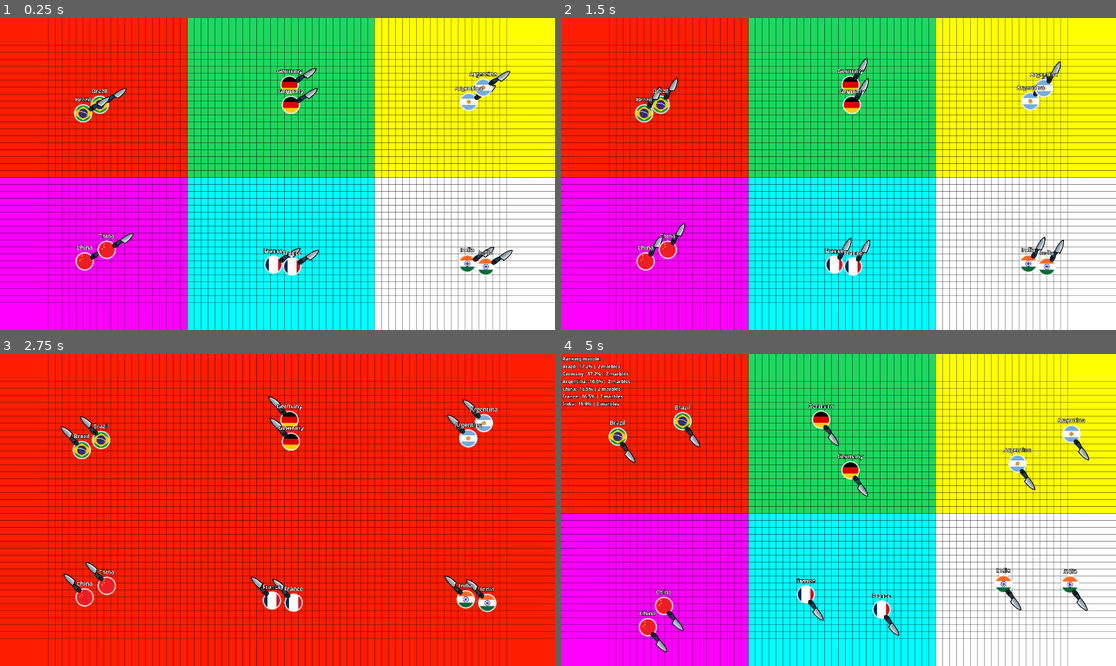
Above: before the commit, frames 1-4 (two rows, left to right).
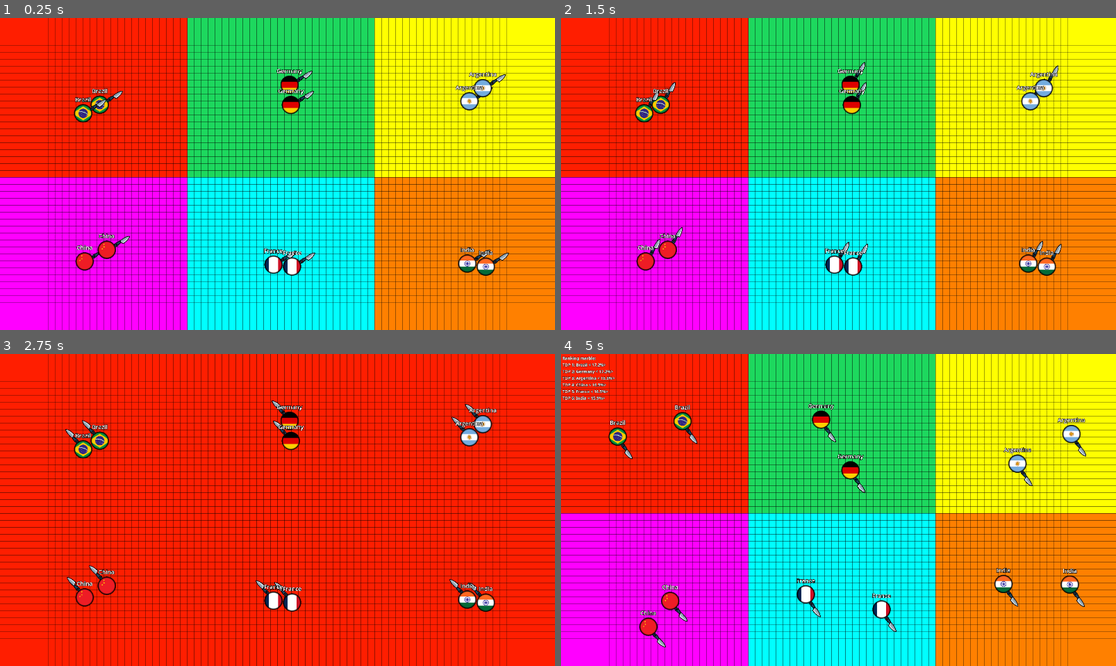
Above: after the commit, the same moments.

Repository: etximake/game-war-tenconfig-v1.0
Game: Godot game, scene res://Scenes/Level/Main.tscn
Two runs of this game, one before a commit and one after it. Both use one fixed random seed, a clock stepped at 60 frames per second and the inputs below.
Inputs:
- Up to frame 1 (0.25 s): no input
- Up to frame 2 (1.5 s): tap Enter at 0.5 s; tap R at 0.6 s; tap N at 1.35 s
- Up to frame 3 (2.75 s): tap K at 2.1 s
- Up to frame 4 (5 s): tap H at 2.85 s; tap P at 3.6 s; tap R at 4.35 s

The runs differ from the first frame. In frame 1, 17% of the frame differs, in the area x 13-100%, y 16-100%; in frame 2, 17%; in frame 3, 2.3%; in frame 4, 18%, in the area x 0-100%, y 0-100%.

Commit message:
còn lỗi HUD, lỗi marble quét màu, lỗi khi di chuyển thì chưa thay help

Diff:
--- a/Resources/Configs/default_game_config.tres
+++ b/Resources/Configs/default_game_config.tres
@@ -7,11 +7,13 @@
 script = ExtResource("1")
 num_teams = 6
 tick_rate = 70.0
-team_colors = Array[Color]([Color(1, 0.1171875, 0, 1), Color(0.1158905, 0.84765625, 0.36743498, 1), Color(1, 1, 0, 1), Color(1, 0, 1, 1), Color(0, 1, 1, 1), Color(1, 1, 1, 1), Color(1, 0.5, 0, 1)])
+team_colors = Array[Color]([Color(1, 0.1171875, 0, 1), Color(0.1158905, 0.84765625, 0.36743498, 1), Color(1, 1, 0, 1), Color(1, 0, 1, 1), Color(0, 1, 1, 1), Color(1, 0.5, 0, 1)])
 grid_cell_size = 24
 move_speed = 170.0
 weapon_rotate_speed = 4.0
 growth_step = 0.0
+combat_bias_strength = 0.7
+combat_sample_radius = 3
 marbles_per_team = 2
 participant_rules_enabled = false
 participant_team_size_mult = PackedFloat32Array(2.5, 0.4)
--- a/Scenes/Marble/Marble.tscn
+++ b/Scenes/Marble/Marble.tscn
@@ -19,7 +19,7 @@
 radius = 65.06919
 
 [sub_resource type="RectangleShape2D" id="RectangleShape2D_qupxx"]
-size = Vector2(27, 160)
+size = Vector2(22, 126)
 
 [node name="Marble" type="RigidBody2D"]
 texture_filter = 1
@@ -57,14 +57,14 @@
 
 [node name="WeaponShape" type="CollisionShape2D" parent="WeaponPivot/Weapon"]
 texture_filter = 1
-position = Vector2(0.5, 4)
+position = Vector2(3, 14)
 shape = SubResource("RectangleShape2D_qupxx")
 
 [node name="WeaponSprite" type="Sprite2D" parent="WeaponPivot/Weapon"]
 texture_filter = 1
-position = Vector2(5, 4)
+position = Vector2(5, 9.5)
 rotation = 3.1415927
-scale = Vector2(0.4, 0.4)
+scale = Vector2(0.3, 0.3)
 texture = ExtResource("3_7mvxq")
 flip_h = true
 
--- a/Scripts/Level/main.gd
+++ b/Scripts/Level/main.gd
@@ -2,7 +2,7 @@
 
 @onready var world: Node = $World
 @onready var cam: Camera2D = $Camera2D
-@onready var hud: Label = $UI/HUD
+@onready var hud: Control = $UI/HUD # Changed to Control to support Label or RichTextLabel
 
 var _hud_timer: float = 0.0
 
@@ -93,11 +93,38 @@
 	if world.has_method("get_territory_ratio_per_team") and world.has_method("get_alive_marbles_per_team"):
 		var ratios: Array = world.call("get_territory_ratio_per_team")
 		var alive: Array = world.call("get_alive_marbles_per_team")
+
+		var stats: Array = []
 		for t in range(min(ratios.size(), alive.size())):
-			var team_name: String = _resolve_team_name(t, team_names)
-			lines.append("%s: %5.1f%% | %d marbles" % [team_name, float(ratios[t]) * 100.0, int(alive[t])])
+			stats.append({
+				"id": t,
+				"ratio": float(ratios[t]),
+				"alive": int(alive[t]),
+				"name": _resolve_team_name(t, team_names)
+			})
 
-	hud.text = "\n".join(lines)
+		# Sort by ratio descending
+		stats.sort_custom(func(a, b): return a.ratio > b.ratio)
+
+		for rank in range(stats.size()):
+			var s = stats[rank]
+			var rank_num := rank + 1
+			var color_tag := ""
+			var end_tag := ""
+
+			if "bbcode_enabled" in hud: # If it's a RichTextLabel
+				if rank_num == 1: color_tag = "[color=yellow]"
+				elif rank_num == 2: color_tag = "[color=light_gray]"
+				elif rank_num == 3: color_tag = "[color=orange]"
+
+				if color_tag != "": end_tag = "[/color]"
+
+			lines.append("%sTOP %d: %s <%5.1f%%>%s" % [color_tag, rank_num, s.name, s.ratio * 100.0, end_tag])
+
+	if "bbcode_enabled" in hud:
+		hud.set("text", "\n".join(lines))
+	else:
+		hud.set("text", "\n".join(lines))
 
 
 func _resolve_team_name(team_idx: int, team_names: Array) -> String:
@@ -135,10 +162,17 @@
 	font.font_weight = 700
 	settings.font = font
 	settings.font_color = Color.WHITE
-	settings.font_size = 16
-	settings.outline_size = 5
+	settings.font_size = 14 # Smaller font size
+	settings.outline_size = 3
 	settings.outline_color = Color.BLACK
-	hud.label_settings = settings
+	if hud is Label:
+		hud.label_settings = settings
+	elif "bbcode_enabled" in hud:
+		hud.set("bbcode_enabled", true)
+		hud.set("theme_override_font_sizes/normal_font_size", 14)
+		# Support outline for RichTextLabel if available via theme constants
+		hud.set("theme_override_colors/font_outline_color", Color.BLACK)
+		hud.set("theme_override_constants/outline_size", 3)
 
 
 func _setup_fixed_camera(config: GameConfig) -> void:
--- a/Scripts/Level/world.gd
+++ b/Scripts/Level/world.gd
@@ -251,12 +251,6 @@
 	var dist: float = prev_pos.distance_to(tip_pos)
 	var steps: int = max(1, int(ceil(dist / sample_step)))
 
-	# Prevent painting far ahead if marble is blocked by territory
-	if m.has_method("_is_position_blocked_by_territory"):
-		if m.call("_is_position_blocked_by_territory", tip_pos):
-			# If the current tip is in blocked territory, reduce its influence
-			steps = min(steps, 1)
-
 	var center_hits: Dictionary = {}
 	var line_hits: Dictionary = {}
 	var has_last_cell: bool = false
@@ -803,33 +797,19 @@
 	if not is_stuck:
 		return
 
-	# Clearance rescue: Clear a small area around the stuck marble to help it escape
-	if is_instance_valid(grid):
-		var center_cell: Vector2i = grid.call("world_to_cell", pos)
-		var clear_radius: int = 2 # 5x5 area
-		var cells_to_clear: Array[Vector2i] = []
-		for dy in range(-clear_radius, clear_radius + 1):
-			for dx in range(-clear_radius, clear_radius + 1):
-				var target_c := center_cell + Vector2i(dx, dy)
-				if _is_inside_play_rect(target_c):
-					cells_to_clear.append(target_c)
-
-		if not cells_to_clear.is_empty():
-			grid.call("set_owner_cells_batch", cells_to_clear, team)
-			_spawn_capture_fx_for_cells(cells_to_clear, team)
-
 	# Teammate rescue: teammates swim towards the SOS signal
 	for m in marbles:
 		if not is_instance_valid(m) or m == node:
 			continue
 		if int(m.team_id) == team:
-			var dir := (pos - m.global_position).normalized()
-			if dir.length() > 0.001:
-				if "base_dir" in m:
+			if m.has_method("start_rescue"):
+				m.call("start_rescue", pos, 2.5)
+			else:
+				# Fallback if method not found for some reason
+				var dir := (pos - m.global_position).normalized()
+				if dir.length() > 0.001:
 					m.set("base_dir", dir)
-				if "_move_dir" in m:
 					m.set("_move_dir", dir)
-				# Boost speed so teammates actually move fast towards the stuck one
 				m.apply_temp_speed_boost(1.5, 2.0, false, 0.0, 0.0)
 
 
--- a/Scripts/Marble/MarbleCoreFX.gd
+++ b/Scripts/Marble/MarbleCoreFX.gd
@@ -1,7 +1,7 @@
 extends Node2D
 
 const OUTLINE_THICKNESS: float = 0.065
-const OUTLINE_COLOR: Color = Color(1.0, 1.0, 1.0, 1.0)
+const OUTLINE_COLOR: Color = Color(0.0, 0.0, 0.0, 1.0)
 const TEAM_TINT_STRENGTH: float = 0.0
 
 var _marble: Marble
--- a/Scripts/Marble/marble.gd
+++ b/Scripts/Marble/marble.gd
@@ -138,6 +138,9 @@
 var _pierce_tween: Tween = null
 var _power_tween: Tween = null
 var _ws_tween: Tween = null
+var _rescue_timer: float = 0.0
+var _last_pos_check: Vector2 = Vector2.ZERO
+var _pos_check_timer: float = 0.0
 
 func _ready() -> void:
 	can_sleep = false
@@ -168,6 +171,8 @@
 	_reset_dir_timer()
 	_bias_timer = 0.0
 	_wall_cooldown = 0.0
+	_last_pos_check = global_position
+	_pos_check_timer = 0.0
 
 	collision_layer = 1
 	collision_mask = 1
@@ -214,16 +219,24 @@
 			_recompute_speed()
 	if _territory_immunity_left > 0.0:
 		_territory_immunity_left = max(_territory_immunity_left - delta, 0.0)
-
-	# Giám sát kẹt (Stuck Detection)
+	if _rescue_timer > 0.0:
+		_rescue_timer = max(_rescue_timer - delta, 0.0)
+
+	# Giám sát kẹt (Stuck Detection bằng Displacement)
 	if SIM_RUNNING:
-		# So sánh với move_speed (mục tiêu thực sự), không dùng _desired_velocity vì nó ≈ _current_velocity khi bị block
-		if _current_velocity.length() < 30.0 and move_speed > 50.0:
-			_stuck_sec += delta
-		else:
-			_stuck_sec = max(_stuck_sec - delta * 2.0, 0.0)
-
-		if _stuck_sec > 1.0 and not _is_sos:
+		_pos_check_timer += delta
+		if _pos_check_timer >= 0.2: # Kiểm tra mỗi 0.2s
+			var dist := global_position.distance_to(_last_pos_check)
+			# Nếu không di chuyển quá 5 pixel trong 0.2s trong khi đáng lẽ phải chạy
+			if dist < 5.0 and move_speed > 50.0:
+				_stuck_sec += _pos_check_timer
+			else:
+				_stuck_sec = max(_stuck_sec - _pos_check_timer * 2.0, 0.0)
+
+			_last_pos_check = global_position
+			_pos_check_timer = 0.0
+
+		if _stuck_sec > 1.2 and not _is_sos:
 			_set_sos_state(true)
 		elif _stuck_sec <= 0.0 and _is_sos:
 			_set_sos_state(false)
@@ -238,7 +251,13 @@
 		else:
 			_cached_bias_dir = Vector2.ZERO
 
-	var target_dir := base_dir + _cached_bias_dir * bias_strength
+	var target_dir := base_dir
+	if _rescue_timer <= 0.0:
+		var bias_str := bias_strength
+		if App.config != null:
+			bias_str = float(App.config.combat_bias_strength)
+		target_dir = base_dir + _cached_bias_dir * bias_str
+
 	if target_dir.length() < 0.001:
 		target_dir = base_dir
 	target_dir = target_dir.normalized()
@@ -339,7 +358,7 @@
 		return
 	var t := _get_skin_display_name()
 	skin_label.text = t
-	skin_label.visible = (t != "")
+	skin_label.visible = (t != "" or _is_sos) # Stay visible if SOS
 
 func _update_skin_label_position() -> void:
 	if skin_label == null or not skin_label.visible:
@@ -575,11 +594,21 @@
 
 	if on:
 		_orig_label_text = skin_label.text
-		skin_label.text = "Help me!"
+		skin_label.text = "Help!"
 		skin_label.visible = true  # Đảm bảo hiện dù marble không có skin
-		skin_label.add_theme_color_override("font_color", Color.RED)
-		skin_label.add_theme_color_override("font_outline_color", Color.WHITE)
+		skin_label.add_theme_color_override("font_color", Color.WHITE)
+		skin_label.add_theme_color_override("font_outline_color", Color.BLACK)
 		skin_label.add_theme_constant_override("outline_size", 4)
+
+		var sb := StyleBoxFlat.new()
+		sb.bg_color = Color.RED
+		sb.content_margin_left = 8
+		sb.content_margin_right = 8
+		sb.content_margin_top = 2
+		sb.content_margin_bottom = 2
+		sb.set_corner_radius_all(4)
+		skin_label.add_theme_stylebox_override("normal", sb)
+
 		skin_label.pivot_offset = skin_label.size * 0.5
 
 		_sos_tween = create_tween().set_loops()
@@ -595,12 +624,23 @@
 		skin_label.remove_theme_color_override("font_color")
 		skin_label.remove_theme_color_override("font_outline_color")
 		skin_label.remove_theme_constant_override("outline_size")
+		skin_label.remove_theme_stylebox_override("normal")
 		skin_label.scale = Vector2.ONE
 		_update_skin_label_text()
 
 		capture_power_mult = 1.0
 
 		emit_signal("marble_stuck", self, global_position, team_id, false)
+
+func start_rescue(target_pos: Vector2, duration: float) -> void:
+	var dir := (target_pos - global_position)
+	if dir.length() > 0.1:
+		base_dir = dir.normalized()
+		_move_dir = base_dir
+		_rescue_timer = duration
+		# Also reset dir timer to prevent immediate change after rescue
+		_reset_dir_timer()
+		_wall_cooldown = duration * 0.5
 
 func _integrate_forces(state: PhysicsDirectBodyState2D) -> void:
 	if not SIM_RUNNING:
@@ -804,6 +844,9 @@
 
 
 func _update_base_dir(delta: float) -> void:
+	if _rescue_timer > 0.0:
+		return
+
 	_dir_timer -= delta
 	if _dir_timer > 0.0:
 		return
@@ -829,8 +872,16 @@
 	var sum := Vector2.ZERO
 	var count := 0
 
-	for dy in range(-sample_radius_cells, sample_radius_cells + 1):
-		for dx in range(-sample_radius_cells, sample_radius_cells + 1):
+	# Use config if available, otherwise use export defaults
+	var radius: int = sample_radius_cells
+	var b_strength: float = bias_strength
+
+	if App.config != null:
+		radius = int(App.config.combat_sample_radius)
+		b_strength = float(App.config.combat_bias_strength)
+
+	for dy in range(-radius, radius + 1):
+		for dx in range(-radius, radius + 1):
 			if dx == 0 and dy == 0:
 				continue
 
--- a/Scripts/Systems/game_config.gd
+++ b/Scripts/Systems/game_config.gd
@@ -38,6 +38,8 @@
 @export var growth_step: float = 0.08
 @export var max_size_scale: float = 2.2
 @export var capture_radius: float = 72.0
+@export var combat_bias_strength: float = 0.9
+@export var combat_sample_radius: int = 6
 
 # =========================
 # spawn
